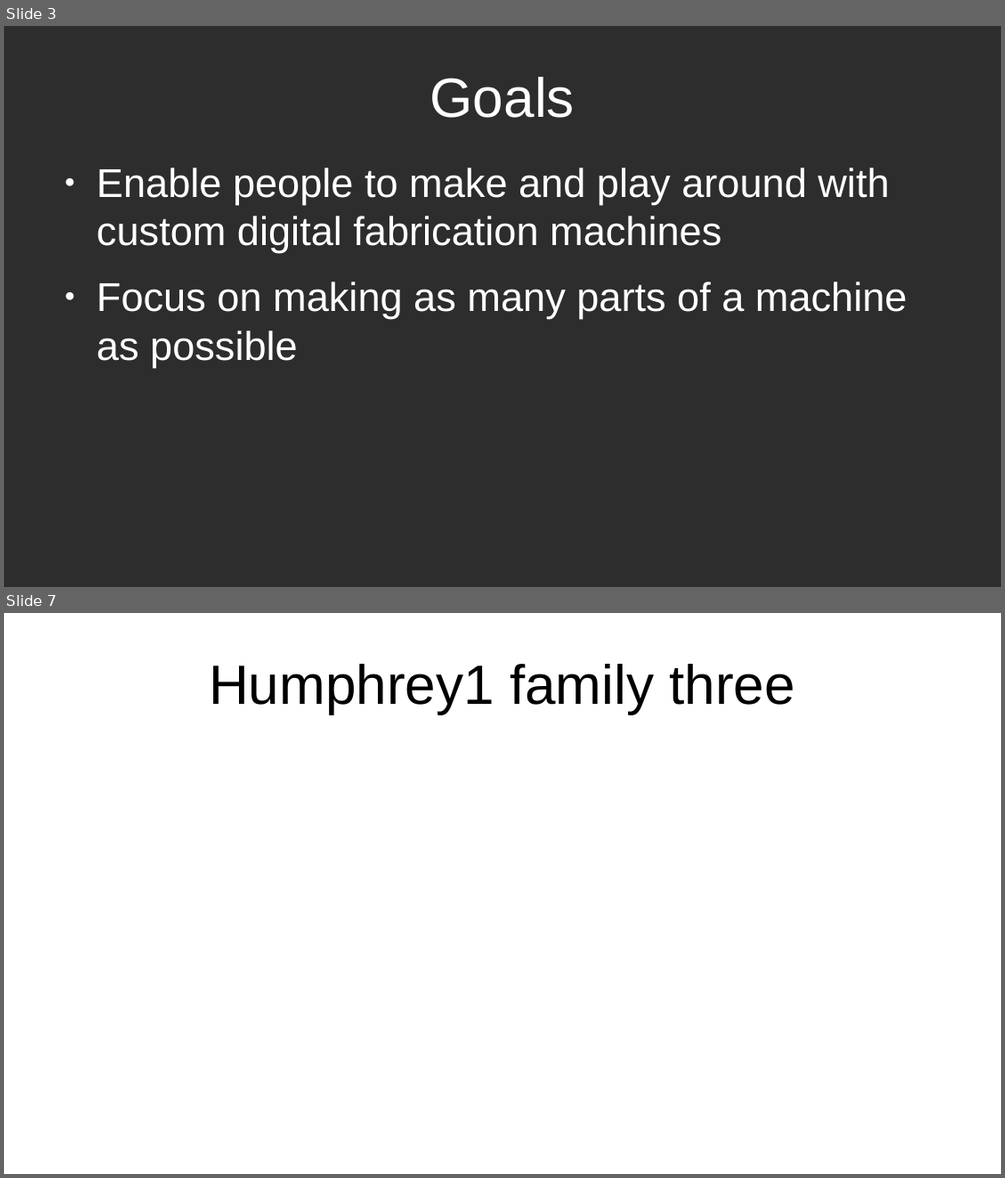
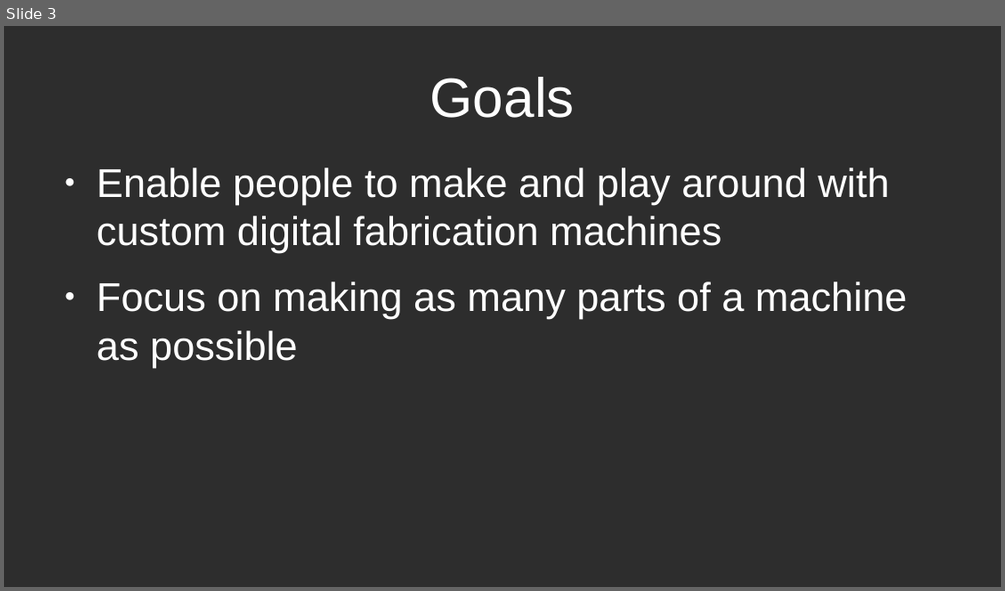
Before and after one commit to Fabricatable-Machines/Media, a slide deck: presenations/fab-academy-machine-recitation-2022-jens-dyvik.odp. Shown one above the other, each under a label of ours: slides 3 and 7 before the commit, slide 3 after it; the slides between them are not shown. The pictures are 1005x1178 and 1005x591 pixels, drawn with LibreOffice and Linux fonts; fonts in the diff are those of the drawing. Boxes give left, top, right and bottom in pixels: in the first picture for what was removed or moved away, otherwise in the second. Text is boxed around its words. In the diff, an @@ line names an element or a change of style, - is before the commit and + after.

```diff
--- a/presenations/fab-academy-machine-recitation-2022-jens-dyvik.odp
+++ b/presenations/fab-academy-machine-recitation-2022-jens-dyvik.odp
@@ slide 7 removed at (4,613,1001,1174), background #FFFFFF @@
@@ title removed at (209,664,794,714) @@
-Humphrey1 family three
```
Also in this commit, not shown: 5 slides changed, 5 slides added, 1 other slide removed, 2 other files.
